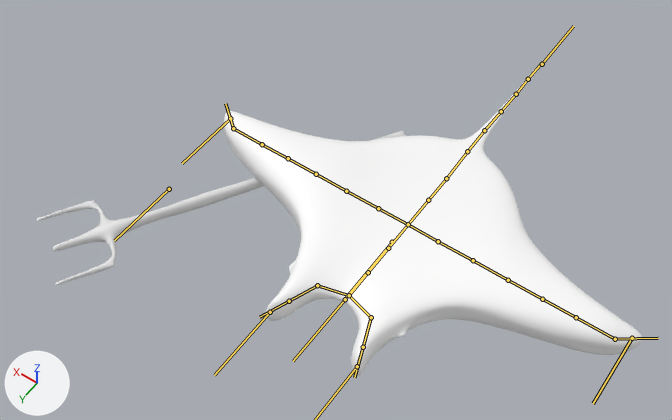
One commit to the glTF model enemy/enemy.glb: the scene before it, then after it.
Before and after are seen from a 50 mm camera at (-1.77, 2.98, 4.89) aimed at (0.43, -0.11, 0.05). Every picture has the same lights, and +X, +Y and +Z are marked at lower left. The bones that bend it are drawn over the model as lines.

In view in the first picture: 'GEOM', 'trident'.
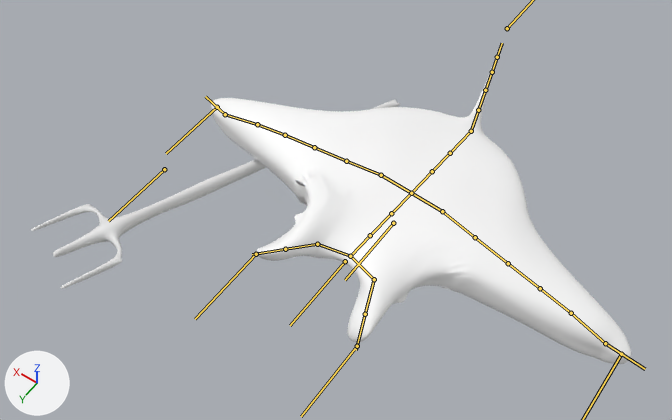
The newer file adds an action. The first version stands in its rest pose; the second is drawn at frame 20 of the action 'idle-cycle'.

Where the change shows, as pixel boxes (x1, y1, x2, y2) in the pictures (672 x 420 px):
'GEOM', posed: before (224, 68, 642, 375); after (211, 45, 632, 364)
'trident', posed (23% taller): before (36, 131, 406, 285); after (31, 99, 400, 289)
bone 'RootMotion', root to tip: before (392, 242) to (345, 298); after (393, 223) to (345, 280)
bone 'spine.001', root to tip: before (467, 151) to (446, 178); after (471, 131) to (450, 153)
bone 'spine.002', root to tip: before (446, 178) to (428, 200); after (450, 153) to (432, 171)
bone 'ear.R.002', root to tip: before (317, 285) to (289, 301); after (317, 244) to (285, 249)
bone 'ear.L.002', root to tip: before (371, 317) to (363, 347); after (374, 279) to (365, 314)
bone 'wing.R.002', root to tip: before (378, 208) to (346, 191); after (381, 175) to (346, 161)
bone 'wing.R.006', root to tip: before (262, 144) to (233, 128); after (257, 124) to (225, 114)
bone 'wing.L.002', root to tip: before (438, 241) to (473, 260); after (442, 211) to (475, 237)
bone 'wing.L.007', root to tip: before (615, 339) to (658, 338); after (605, 343) to (645, 369)
bone 'tail.001', root to tip: before (467, 151) to (484, 130); after (471, 131) to (478, 110)

The change in detail:
Bone 'RootMotion' (bone_rootmotion) moves from (0.0, 0.0, 0.0) to (0.0, 0.0, -0.21).
Bone 'spine.001' (bone_spine_001) turns from (0, 0, 0) to (11, -3, -1) degrees about its own x, y and z.
Bone 'spine.002' (bone_spine_002) turns from (0, 0, 0) to (-3, 0, 0) degrees about its own x, y and z.
Bone 'ear.R.002' (bone_ear_r_002) turns from (0, 0, 0) to (11, -41, -17) degrees about its own x, y and z.
Bone 'ear.L.002' (bone_ear_l_002) turns from (0, 0, 0) to (-33, -31, 20) degrees about its own x, y and z.
Bone 'wing.R.002' (bone_wing_r_002) turns from (0, 0, 0) to (-9, -7, 3) degrees about its own x, y and z.
Bone 'wing.R.006' (bone_wing_r_006) turns from (0, 0, 0) to (0, 5, 5) degrees about its own x, y and z.
Bone 'wing.L.002' (bone_wing_l_002) turns from (0, 0, 0) to (-6, -5, -5) degrees about its own x, y and z.
Bone 'wing.L.007' (bone_wing_l_007) turns from (0, 0, 0) to (0, 0, -25) degrees about its own x, y and z.
Bone 'tail.001' (bone_tail_001) turns from (0, 0, 0) to (-9, 44, 11) degrees about its own x, y and z.
